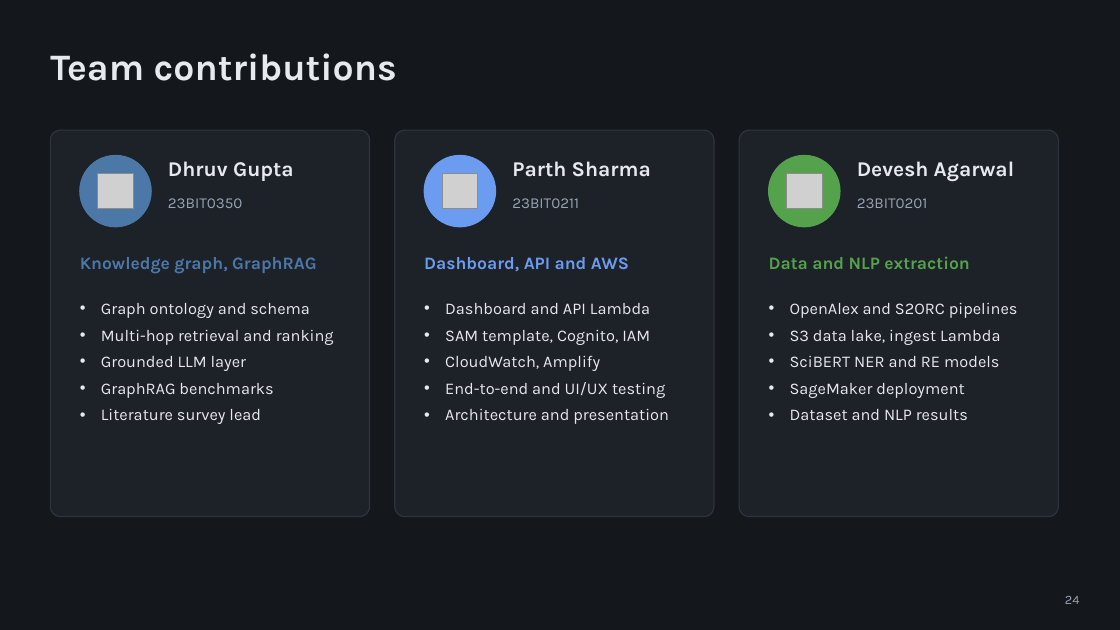
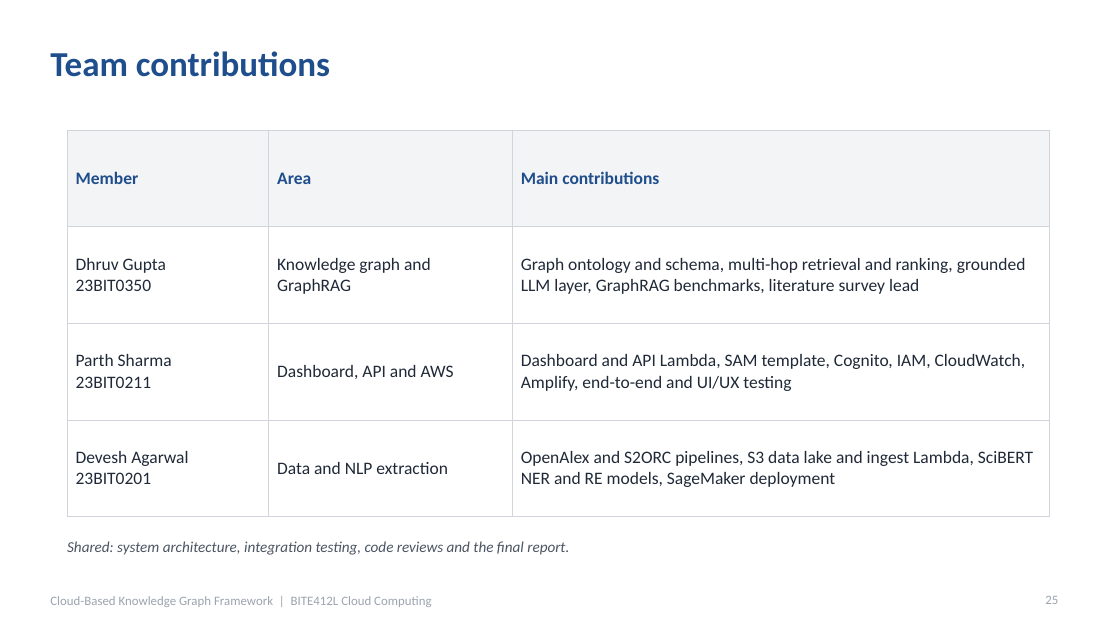
Before and after one commit to DeveshAg30/Cloud_Based_Knowledge_Graph_Framework_for_Automated_Research_Intelligence_Aws_Project_2026, a slide deck: slide 25 of presentation/Project_Presentation.pptx (slide 24 before the commit). Drawn at 1120x630 pixels with LibreOffice and Linux fonts; fonts in the diff are those of the drawing; grey boxes stand for pictures. Boxes give left, top, right and bottom in pixels: in the first picture for what was removed or moved away, otherwise in the second. Text is boxed around its words. In the diff, an @@ line names an element or a change of style, - is before the commit and + after.

```diff
--- a/presentation/Project_Presentation.pptx
+++ b/presentation/Project_Presentation.pptx
@@ background #14171C to #FFFFFF @@
@@ title "Team contributions" at [50, 51, 330, 77]: size 32 to 30 pt, font Karla to Calibri, text colour #E6E9EE to #1F4E8C @@
@@ rounded rectangle removed at [50, 130, 370, 517] @@
@@ table added at [67, 130, 1050, 491], 4 rows, 3 columns @@
+Member | Area | Main contributions
+Dhruv Gupta / 23BIT0350 | Knowledge graph and GraphRAG | Graph ontology and schema, multi-hop retrieval and ranking, grounded LLM layer, GraphRAG benchmarks, literature survey lead
+Parth Sharma / 23BIT0211 | Dashboard, API and AWS | Dashboard and API Lambda, SAM template, Cognito, IAM, CloudWatch, Amplify, end-to-end and UI/UX testing
+Devesh Agarwal / 23BIT0201 | Data and NLP extraction | OpenAlex and S2ORC pipelines, S3 data lake and ingest Lambda, SciBERT NER and RE models, SageMaker deployment
@@ rounded rectangle removed at [395, 130, 714, 517] @@
@@ rounded rectangle removed at [739, 130, 1059, 517] @@
@@ ellipse removed at [80, 155, 151, 227] @@
@@ picture removed at [97, 173, 133, 208] @@
@@ text removed at [168, 161, 294, 181] @@
-Dhruv Gupta
@@ ellipse removed at [424, 155, 496, 227] @@
@@ picture removed at [442, 173, 477, 208] @@
@@ text removed at [512, 161, 651, 177] @@
-Parth Sharma
@@ ellipse removed at [769, 155, 840, 227] @@
@@ picture removed at [786, 173, 822, 208] @@
@@ text removed at [857, 161, 1014, 182] @@
-Devesh Agarwal
@@ text removed at [168, 198, 242, 208] @@
-23BIT0350
@@ text removed at [512, 198, 579, 208] @@
-23BIT0211
@@ text removed at [857, 198, 928, 208] @@
-23BIT0201
@@ text removed at [80, 257, 317, 274] @@
-Knowledge graph, GraphRAG
@@ text removed at [424, 257, 629, 272] @@
-Dashboard, API and AWS
@@ text removed at [769, 257, 970, 269] @@
-Data and NLP extraction
@@ text removed at [101, 303, 334, 424] @@
-• Graph ontology and schema
-• Multi-hop retrieval and ranking
-• Grounded LLM layer
-• GraphRAG benchmarks
-• Literature survey lead
@@ text removed at [445, 303, 669, 424] @@
-• Dashboard and API Lambda
-• SAM template, Cognito, IAM
-• CloudWatch, Amplify
-• End-to-end and UI/UX testing
-• Architecture and presentation
@@ text removed at [790, 303, 1018, 420] @@
-• OpenAlex and S2ORC pipelines
-• S3 data lake, ingest Lambda
-• SciBERT NER and RE models
-• SageMaker deployment
-• Dataset and NLP results
@@ text added at [67, 541, 569, 555], 13 pt, text #4B5563, italic @@
+Shared: system architecture, integration testing, code reviews and the final report.
@@ text added at [50, 596, 431, 607], 11 pt, text #9CA3AF @@
+Cloud-Based Knowledge Graph Framework | BITE412L Cloud Computing
@@ page number added at [1045, 596, 1058, 604], 11 pt, text #9CA3AF @@
+25
@@ page number removed at [1065, 596, 1080, 604] @@
-24
```
Also in this commit, not shown: 20 other slides changed, 6 slides added, 5 slides removed, 1 other file.
